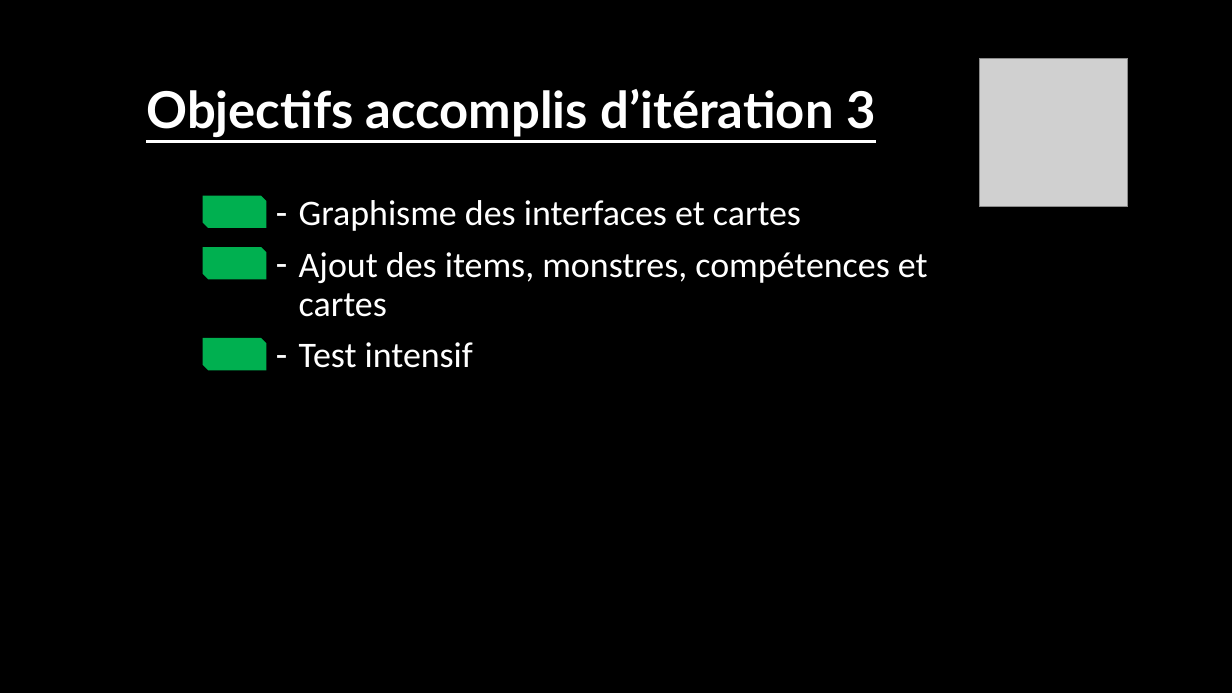
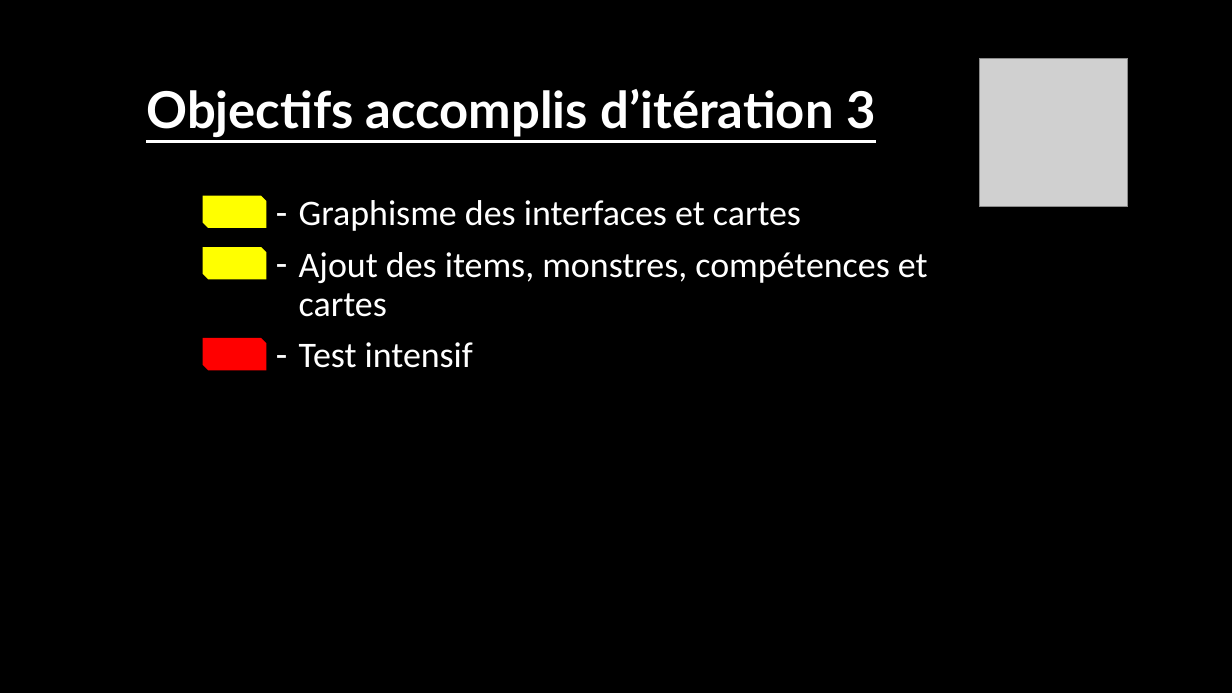
Before and after one commit to Daubiht/Project-TLJ, a slide deck: slide 4 of Présentation TLJ ité 3.pptx. Drawn at 1232x693 pixels with LibreOffice and Linux fonts; fonts in the diff are those of the drawing; grey boxes stand for pictures. Boxes give left, top, right and bottom in pixels: in the first picture for what was removed or moved away, otherwise in the second. Text is boxed around its words. In the diff, an @@ line names an element or a change of style, - is before the commit and + after.

Commit message:
power point iteration 3

```diff
--- a/Présentation TLJ ité 3.pptx
+++ b/Présentation TLJ ité 3.pptx
@@ snip diag rect at [202, 196, 266, 228]: fill #00B050 to #FFFF00 @@
@@ snip diag rect at [202, 247, 266, 279]: fill #00B050 to #FFFF00 @@
@@ snip diag rect at [202, 338, 266, 371]: fill #00B050 to #FF0000 @@
```
